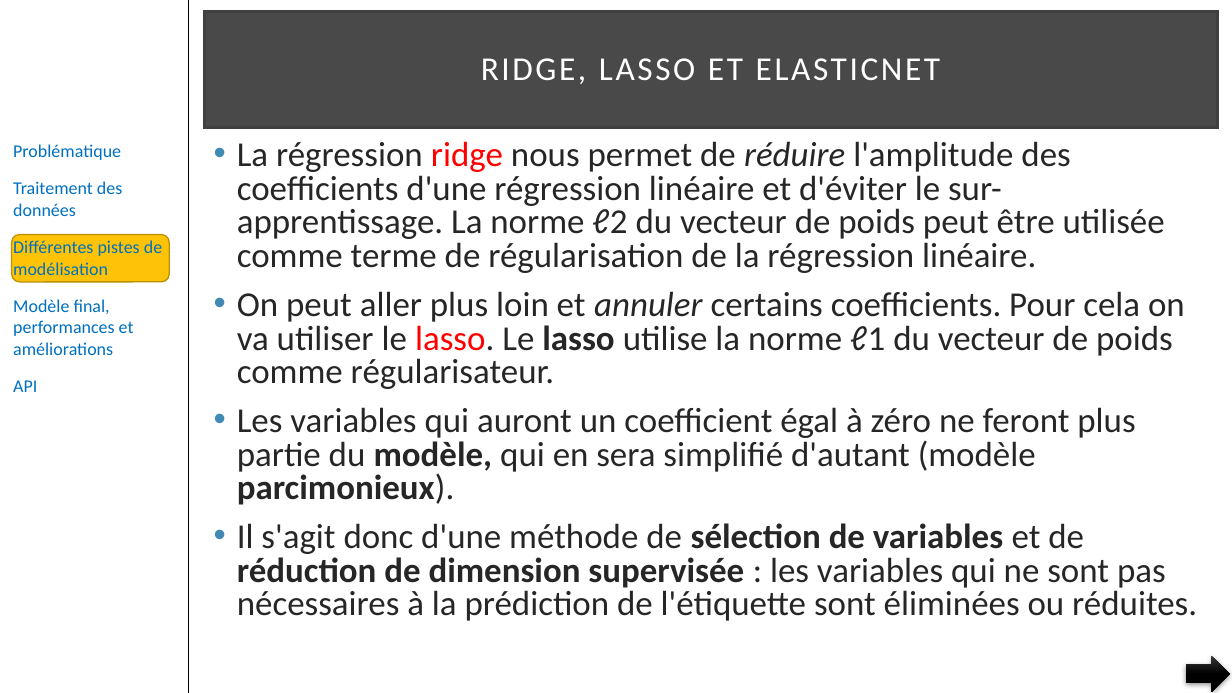
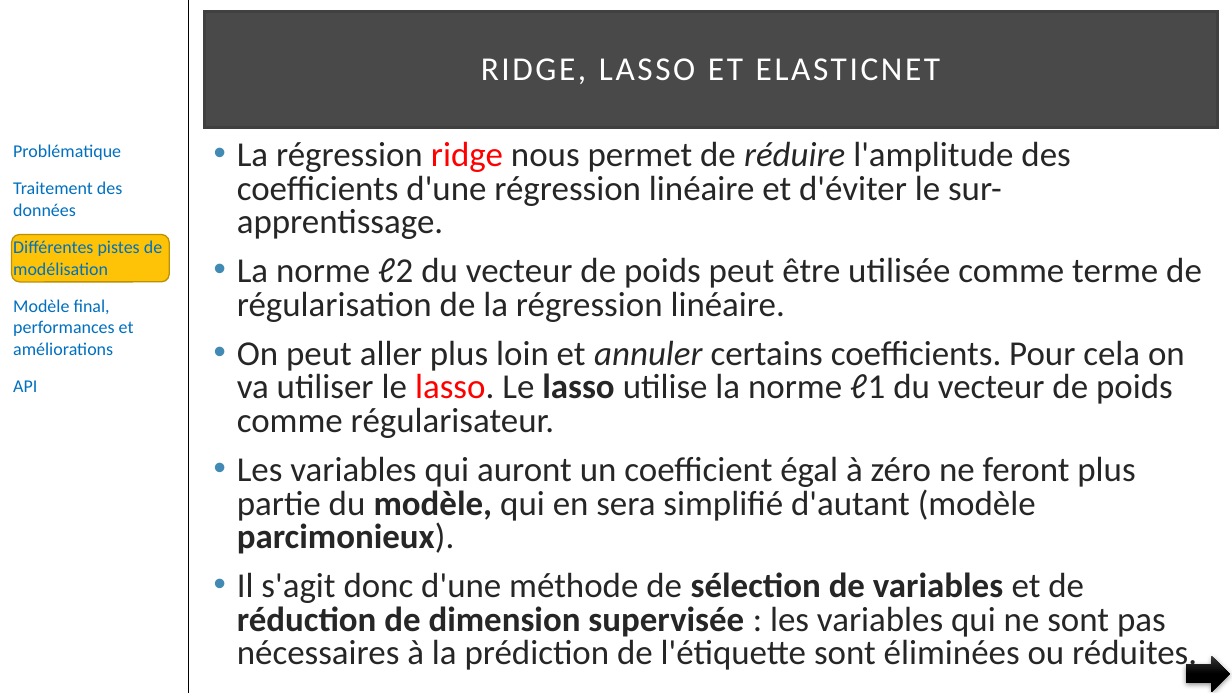
Before and after one commit to pfroide/python, a slide deck: slide 21 of Projet_4/p4.pptx. Drawn at 1232x693 pixels with LibreOffice and Linux fonts; fonts in the diff are those of the drawing. Boxes give left, top, right and bottom in pixels: in the first picture for what was removed or moved away, otherwise in the second. Text is boxed around its words. In the diff, an @@ line names an element or a change of style, - is before the commit and + after.

```diff
--- a/Projet_4/p4.pptx
+++ b/Projet_4/p4.pptx
@@ text at (237, 141, 1202, 322): text changed @@
-• La régression ridge nous permet de réduire l'amplitude des coefficients d'une régression linéaire et d'éviter le sur-apprentissage. La norme ℓ2 du vecteur de poids peut être utilisée comme terme de régularisation de la régression linéaire.
+• La régression ridge nous permet de réduire l'amplitude des coefficients d'une régression linéaire et d'éviter le sur-apprentissage.
+• La norme ℓ2 du vecteur de poids peut être utilisée comme terme de régularisation de la régression linéaire.
```
Also in this commit, not shown: 7 other slides changed, 2 slides added.
